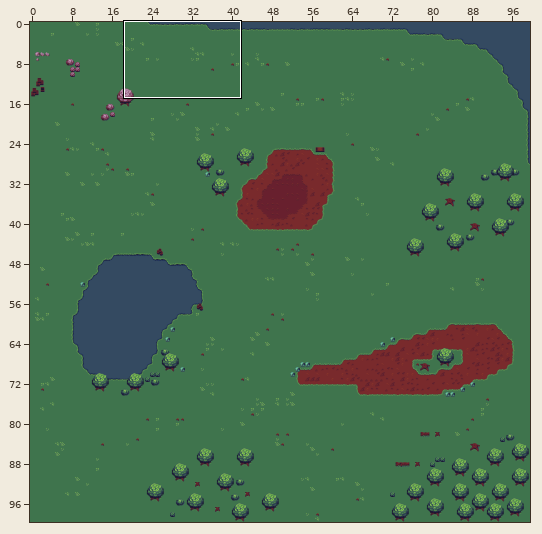
Tiled map: core/src/main/resources/assets/levels/boat-to-england-map-4x.tmx. The picture above shows the old version from afar; the outline marks the close-up.
Close-up. Before the edit:
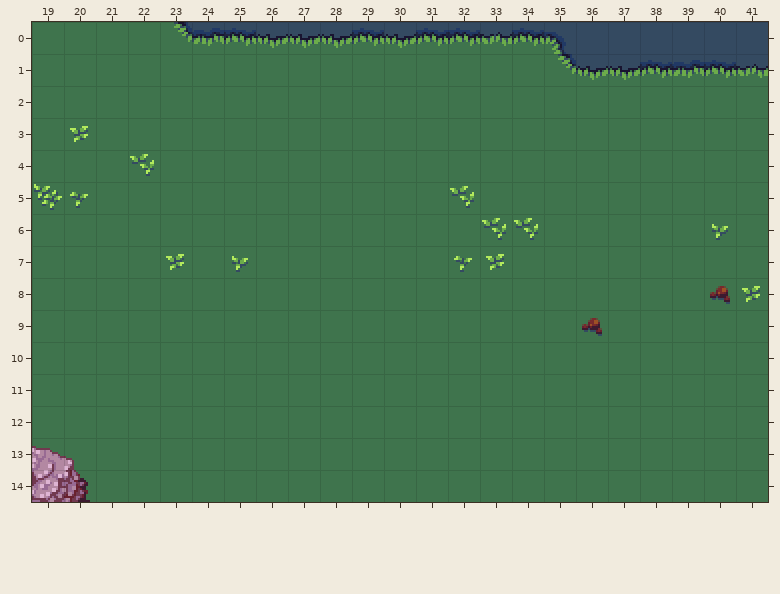
Cells are 64x64 px. Shown: x 19..41, y 0..14.
The same view after the edit:
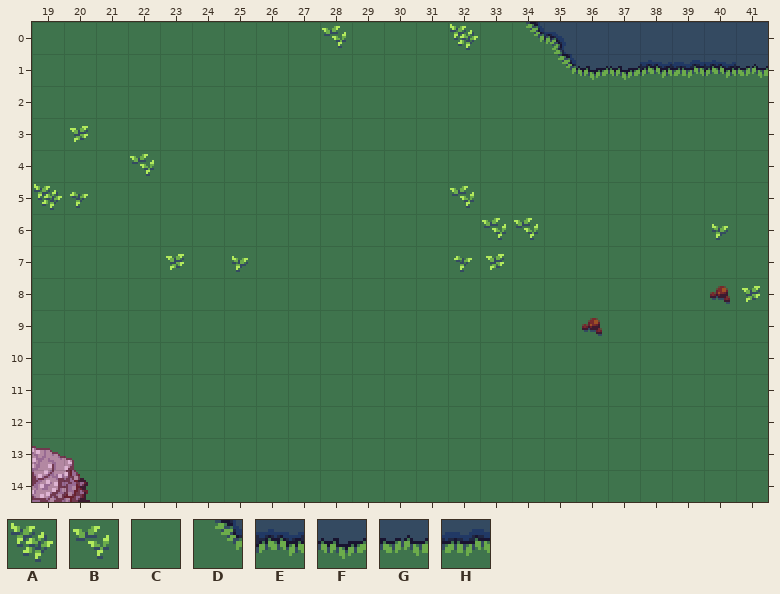
Key: from "terrain_sheet": A 54, B 102, C 150, D 264, E 265, F 266, G 267, H 268.
_ is an empty cell.
The exact change:
{"where": "layer \"Base\""}
{"y":0,"x":23,"old":"DHEFFFEFEEGE","new":"CCCCCBCCCACD"}
{"label":"changed","picture_box":[174,22,544,50]}
